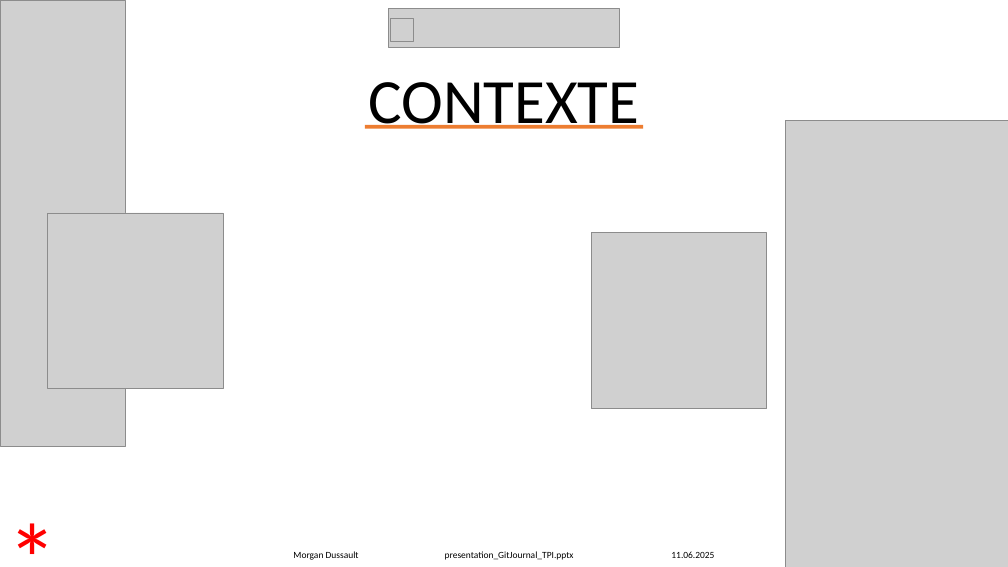
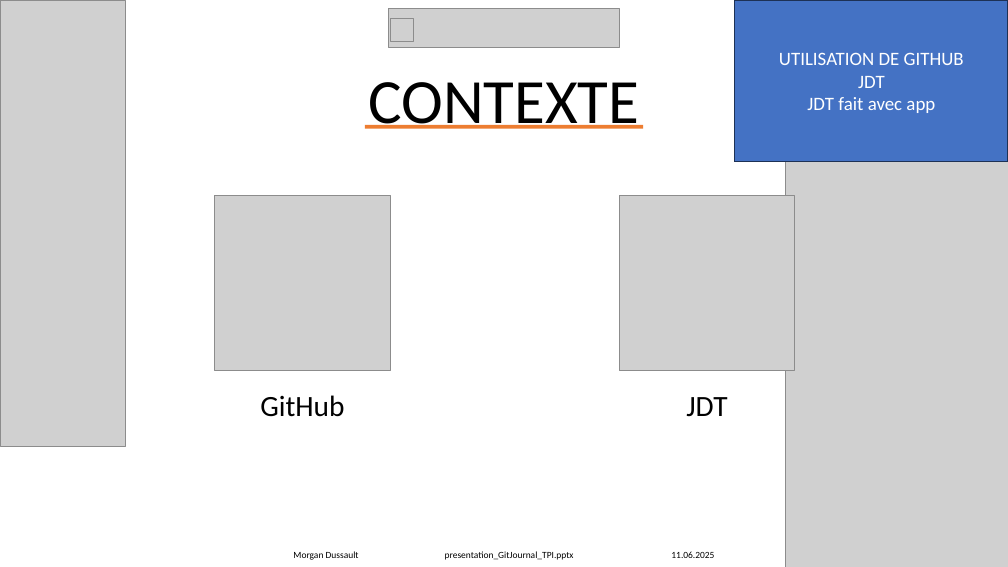
Before and after one commit to Morgan-DD/GitJournal, a slide deck: slide 5 of presentation/presentation_GitJournal_TPI.pptx. Drawn at 1008x567 pixels with LibreOffice and Linux fonts; fonts in the diff are those of the drawing; grey boxes stand for pictures. Boxes give left, top, right and bottom in pixels: in the first picture for what was removed or moved away, otherwise in the second. Text is boxed around its words. In the diff, an @@ line names an element or a change of style, - is before the commit and + after.

```diff
--- a/presentation/presentation_GitJournal_TPI.pptx
+++ b/presentation/presentation_GitJournal_TPI.pptx
@@ rectangle added at box(735, 0, 1008, 161), fill #4472C4, outline #1E3256 1 pt, 18 pt, text #FFFFFF @@
+UTILISATION DE GITHUB
+JDT
+JDT fait avec app
@@ picture added at box(215, 195, 390, 371) @@
@@ picture: place and size @@
-picture at box(591, 233, 767, 408)
+picture at box(619, 195, 795, 371)
@@ picture removed at box(48, 213, 223, 389) @@
@@ text added at box(260, 395, 344, 417), 28 pt, text #000000 @@
+GitHub
@@ text added at box(686, 397, 727, 417), 28 pt, text #000000 @@
+JDT
@@ text removed at box(0, 491, 67, 567) @@
-*
```
Also in this commit, not shown: 9 other slides changed, 8 other files.
